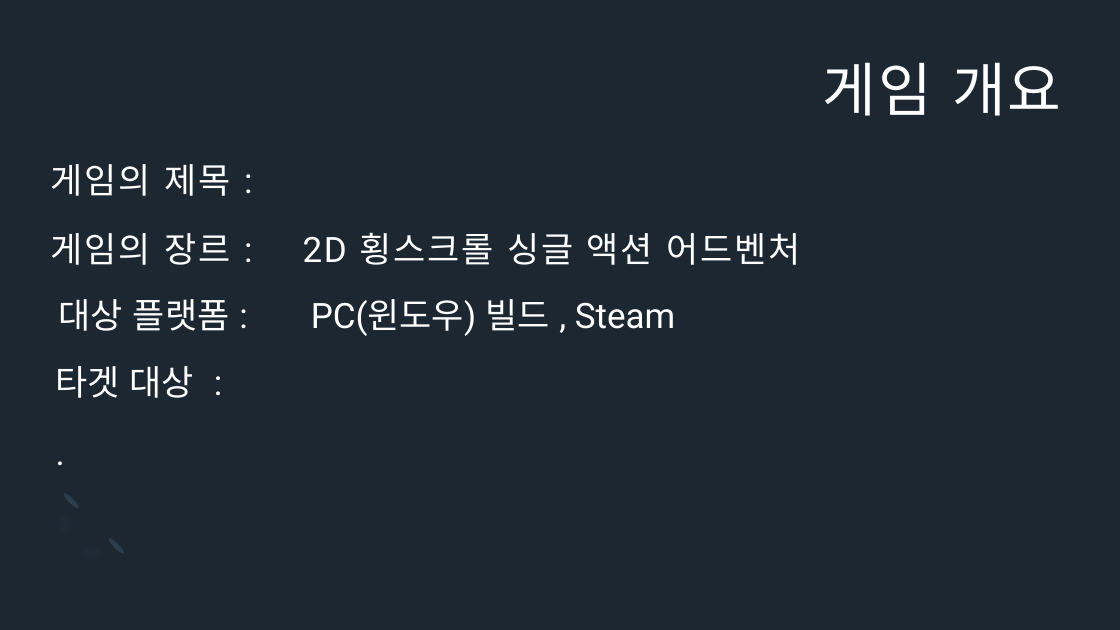
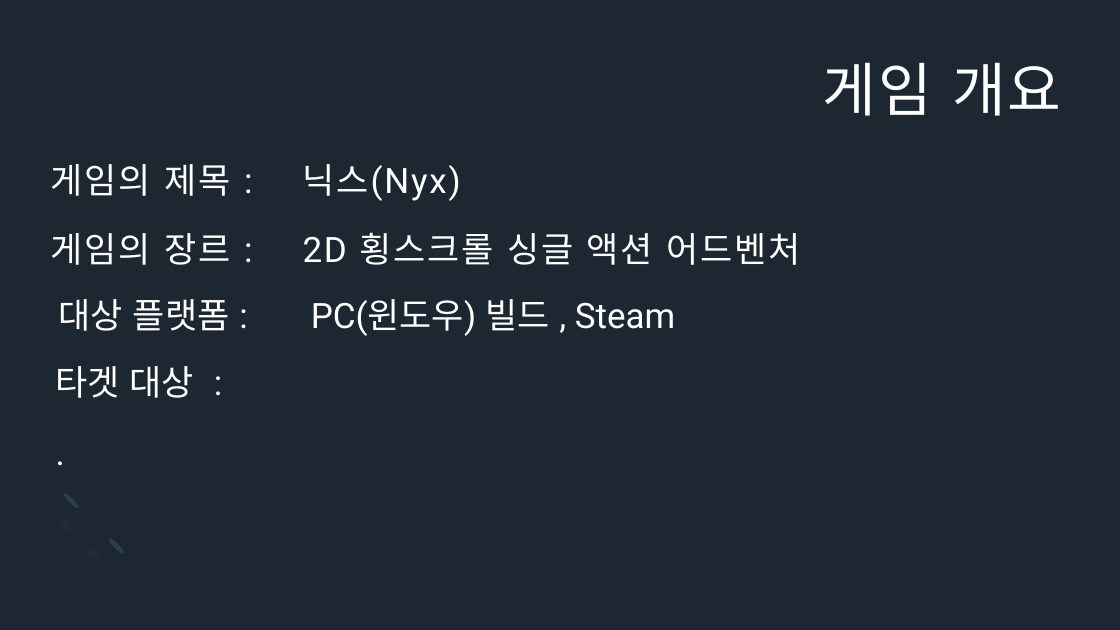
Before and after one commit to Icloy/2D_Roguelike, a slide deck: slide 3 of 기획서.pptx. Drawn at 1120x630 pixels with LibreOffice and Linux fonts; fonts in the diff are those of the drawing. Boxes give left, top, right and bottom in pixels: in the first picture for what was removed or moved away, otherwise in the second. Text is boxed around its words. In the diff, an @@ line names an element or a change of style, - is before the commit and + after.

```diff
--- a/기획서.pptx
+++ b/기획서.pptx
@@ text at [50,164,460,201]: text changed @@
-게임의 제목 :
+게임의 제목 : 닉스(Nyx)
```
Also in this commit, not shown: 5 other slides changed, 1 slide added, 2 slides removed, 1 other file.
